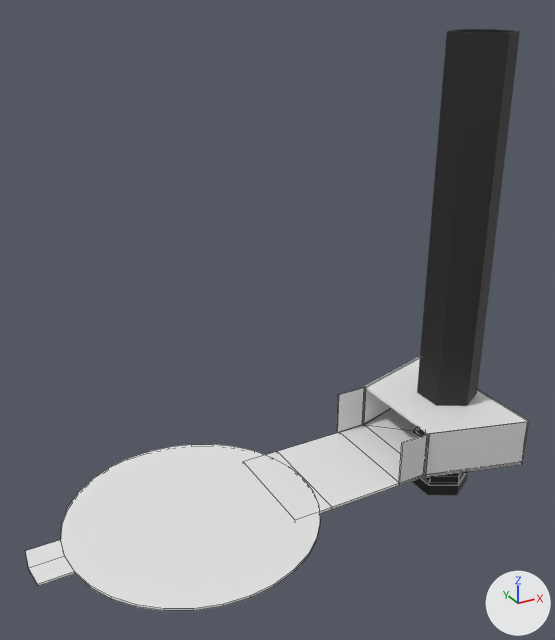
What one commit did to the Blender file Assets/BlenderModels/Chapter1/HexagonalElevator.blend.
One viewpoint serves both versions: a 50 mm camera at (-23.4, -35.3, 35.6) aimed at (-3.9, 0.0, 18.0). The axes (+X, +Y, +Z) are drawn at lower right. The lights are the same throughout. Mesh edges are drawn as thin lines on the coarser meshes.

Objects in the first picture: 'Chapter1-2Area-Bottom.001', 'Chapter1-2Area-top.001', 'ElevatorShaft.003'.
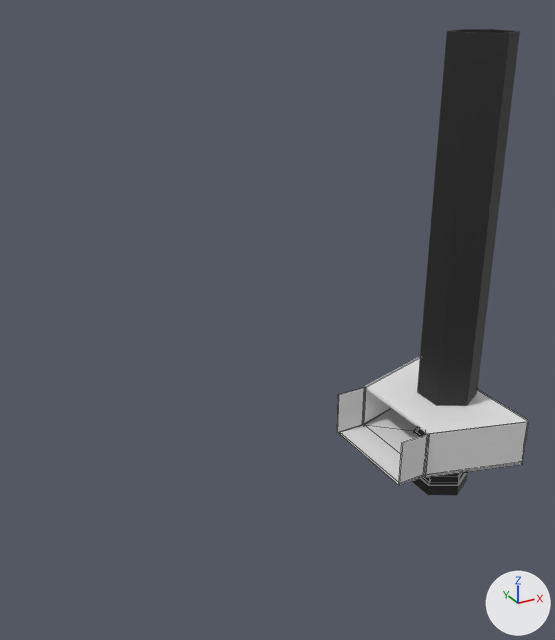
What the commit changed:
me_cube_003 has 142 vertices, 106 faces and spans x -8.5..1.0, y -2.2..2.2, z -1.0..35.7.
me_cube_003 is used by ob_chapter1_2area_bottom_001; location (8.2, -0.1, 6.55); scale (3.24, 3.45, 0.0884).
Verts and faces of me_cube_003; kept vertices keep their numbers, new ones are numbered from 142.
Before the commit, vertices of me_cube_003: 44 (-1.6, -1.0, -1.0) at pixel (399, 485), 45 (-1.6, -1.0, 1.0) at pixel (399, 483), 46 (-1.6, 1.0, -1.0), 47 (-1.6, 1.0, 1.0) at pixel (339, 432), 64 (-3.2, -1.0, -1.0) at pixel (332, 509).
Before the commit, vertices of me_cube_003: 65 (-3.2, -1.0, 1.0) at pixel (332, 507), 66 (-3.2, 1.0, -1.0), 67 (-3.2, 1.0, 1.0) at pixel (277, 451), 68 (-4.0, -1.0, -1.0), 69 (-4.0, -1.0, 1.0) at pixel (295, 520).
Before the commit, vertices of me_cube_003: 70 (-4.0, 1.0, -1.0), 71 (-4.0, 1.0, 1.0) at pixel (243, 461).
me_cube_003 part 1: the loose piece of 70 vertices spanning x -8.5..-3.2, y -2.2..2.2, z -0.5..1.0 is deleted.
Part 2, on me_cube_003:
Vertices deleted: 64 to 71 (with the faces that use them).

Location of each change, (x1, y1, x2, y2) in pixels of the pictures (555 x 640 px):
'Chapter1-2Area-Bottom.001', reshaped
    before: (25, 387, 529, 611)
    after: (337, 387, 529, 486)
part 1 of me_cube_003, deleted
    before: (25, 444, 320, 611)
part 2 of me_cube_003, deleted
    before: (244, 433, 399, 520)
